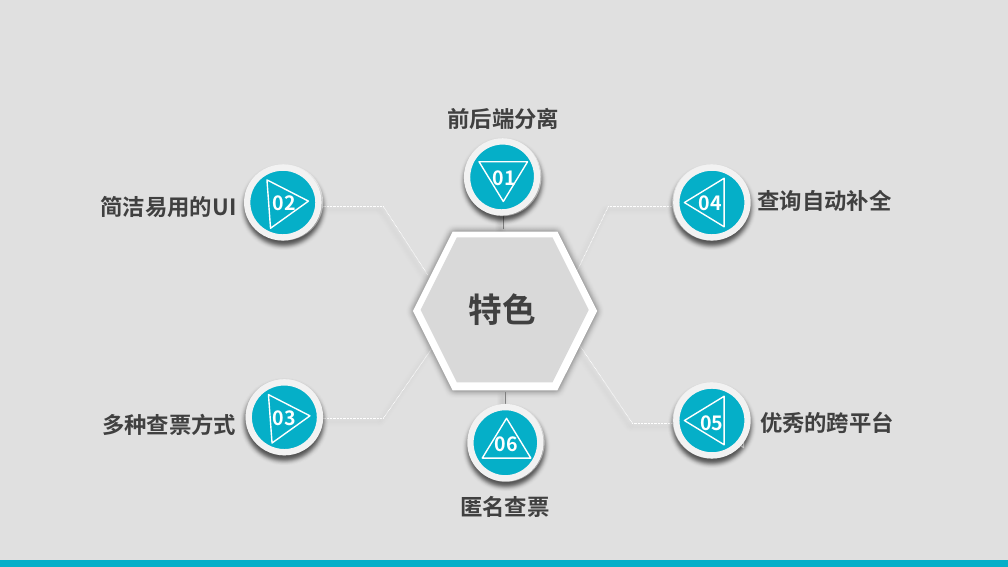
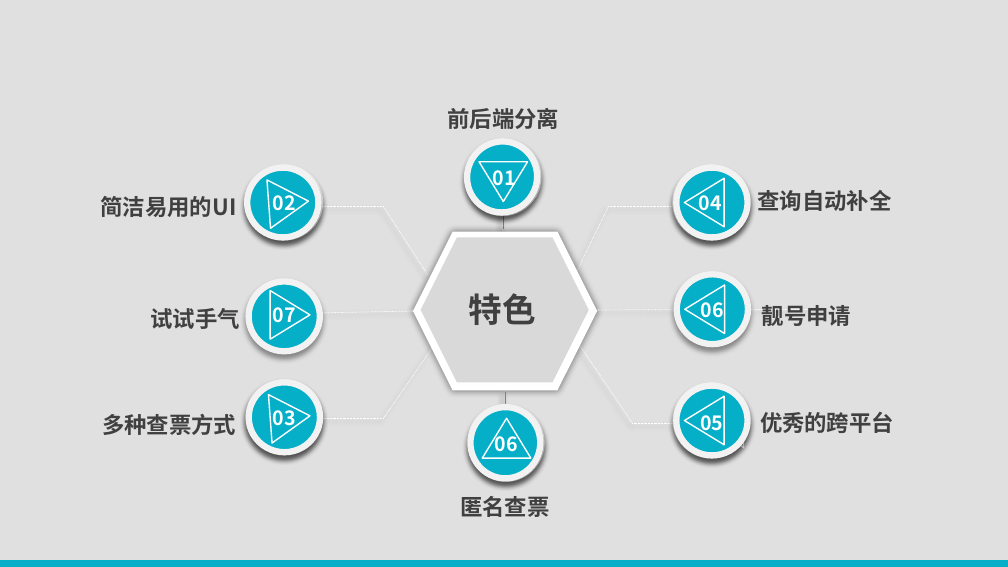
Before and after one commit to TimerChen/TrainTickets, a slide deck: slide 8 of Presentation/presentation.pptx. Drawn at 1008x567 pixels with LibreOffice and Linux fonts; fonts in the diff are those of the drawing. Boxes give left, top, right and bottom in pixels: in the first picture for what was removed or moved away, otherwise in the second. Text is boxed around its words. In the diff, an @@ line names an element or a change of style, - is before the commit and + after.

Commit message:
Add new things to ppt

```diff
--- a/Presentation/presentation.pptx
+++ b/Presentation/presentation.pptx
@@ ellipse added at box(249, 281, 321, 351), fill #05AFC8, outline #F2F2F2 4.5 pt @@
@@ flow chart extract added at box(271, 291, 310, 339), outline #FFFFFF 1 pt @@
@@ ellipse added at box(676, 274, 748, 344), fill #05AFC8, outline #F2F2F2 4.5 pt @@
@@ flow chart extract added at box(685, 285, 724, 333), outline #FFFFFF 1 pt @@
@@ text added at box(701, 296, 724, 322), 14 pt, text #FFFFFF, bold @@
+06
@@ text added at box(151, 308, 240, 329), 16 pt, text #404040, bold @@
+试试手气
@@ text added at box(273, 302, 296, 328), 14 pt, text #FFFFFF, bold @@
+07
@@ line added from (413, 311) to (320, 312), #FFFFFF 0.5 pt dashed @@
@@ line added from (825, 309) to (589, 309), #FFFFFF 0.5 pt dashed @@
@@ text added at box(762, 305, 851, 326), 16 pt, text #404040, bold @@
+靓号申请
```
Also in this commit, not shown: 2 other slides changed.
